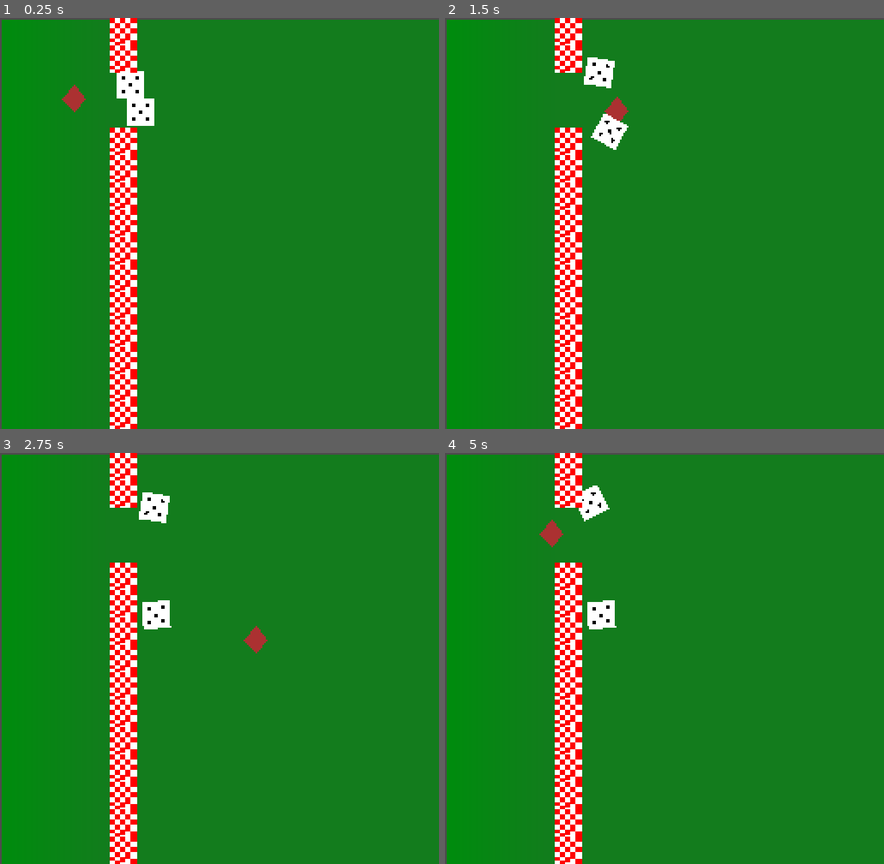
Above: before the commit, frames 1-4 (two rows, left to right).
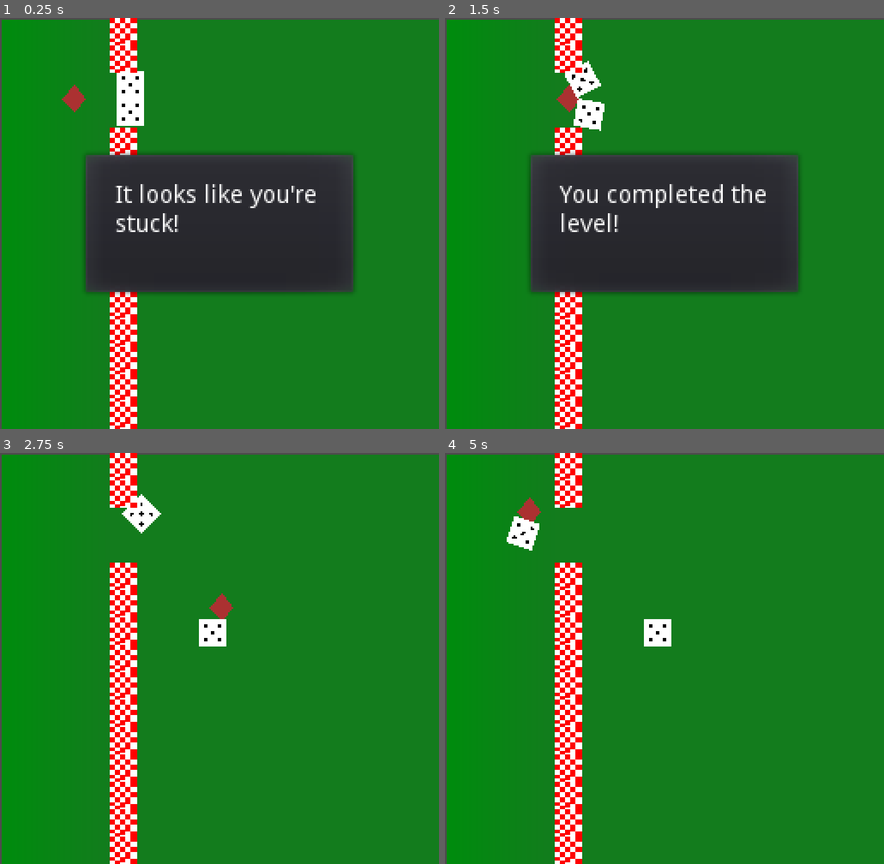
Above: after the commit, the same moments.

Repository: jonathandavidlewis/pair-programming-jam-00
Game: Godot game, scene res://src/Main.tscn
The game is run twice, just before and just after one commit, with the same random seed, the same clock (stepped at 60 frames per second) and the same inputs.
Inputs:
- Up to frame 1 (0.25 s): no input
- Up to frame 2 (1.5 s): tap Enter (ui_accept) at 0.5, 1.35 s; hold Right (ui_right) 0.53-1.28 s; hold Enter (ui_accept) 0.53-1.28 s; hold Down (ui_down) from 1.28 s (still down)
- Up to frame 3 (2.75 s): tap Enter (ui_accept) at 1.52, 1.82 s; release Down (ui_down) at 2.03 s; hold Right (ui_right) from 2.03 s (still down); hold Enter (ui_accept) from 2.03 s (still down)
- Up to frame 4 (5 s): release Right (ui_right) at 2.78 s; release Enter (ui_accept) at 2.78 s; hold Up (ui_up) 2.78-3.53 s; tap Enter (ui_accept) at 2.85, 3.02, 3.32, 4.35, 4.52, 4.82 s; hold Enter (ui_accept) 3.53-4.28 s; hold Left (ui_left) from 3.53 s (still down)

The runs differ from the first frame. In frame 1, 21% of the frame differs, in the area x 19-81%, y 19-68%; in frame 2, 23%, in the area x 19-81%, y 9-68%; in frame 3, 1.7%; in frame 4, 2.0%.

Commit message:
Adds dialog manager

Diff:
--- /dev/null
+++ b/project/src/Dialog.gd
@@ -0,0 +1,16 @@
+extends Node
+
+
+# Declare member variables here. Examples:
+# var a = 2
+# var b = "text"
+
+
+# Called when the node enters the scene tree for the first time.
+func _ready():
+	pass # Replace with function body.
+
+
+# Called every frame. 'delta' is the elapsed time since the previous frame.
+#func _process(delta):
+#	pass
--- /dev/null
+++ b/project/src/DialogManager.gd
@@ -0,0 +1,46 @@
+extends Node
+
+onready var DIALOG_POPUP = $PopupDialog
+onready var DIALOG_LIST_NODE = DIALOG_POPUP.get_node("Dialog")
+onready var dialog_nodes = DIALOG_LIST_NODE.get_children()
+onready var dialogs = create_dialogs_dict(dialog_nodes)
+onready var DIALOG_CONTAINER = DIALOG_POPUP.get_node("DialogContainer")
+
+
+func _ready():
+	Signals.connect("all_goals_completed", self, "_on_all_goals_completed")
+	open_dialog("ItLooksLikeUrStuck")
+
+func _on_all_goals_completed():
+	# TODO: actually completele level??
+	# open dialog on level complete!!
+	open_dialog()
+
+
+func open_dialog(name = "LevelComplete"):
+	get_tree().paused = true
+	print(DIALOG_CONTAINER)
+	DIALOG_CONTAINER.text = dialogs[name]
+	DIALOG_POPUP.popup()
+
+func close_dialog():
+	get_tree().paused = false
+	DIALOG_POPUP.visible = false
+
+func _on_popup_hidden():
+	close_dialog()
+
+func _input(event):
+	if DIALOG_POPUP.visible and event.is_action_pressed("ui_accept"):
+		close_dialog()
+
+func create_dialogs_dict(dialogs) -> Dictionary:
+	var dialogs_dict = {}
+	for dialog_node in dialogs:
+		dialogs_dict[dialog_node.name] = dialog_node.text
+	print(dialogs_dict)
+	return dialogs_dict
+
+
+func _on_PopupDialog_popup_hide():
+	pass # Replace with function body.
--- /dev/null
+++ b/project/src/GameDialog.tscn
@@ -0,0 +1,9 @@
+[gd_scene format=2]
+
+[node name="GameDialog" type="Label"]
+margin_left = 20.0
+margin_top = 20.0
+margin_right = 149.0
+margin_bottom = 31.0
+text = "You completed the level!"
+autowrap = true
--- /dev/null
+++ b/project/src/GoalManager.tscn
@@ -0,0 +1,6 @@
+[gd_scene load_steps=2 format=2]
+
+[ext_resource path="res://src/Goals.gd" type="Script" id=1]
+
+[node name="GoalManager" type="Node"]
+script = ExtResource( 1 )
--- a/project/src/Goals.gd
+++ b/project/src/Goals.gd
@@ -10,6 +10,7 @@
 func _on_goal_completed(goal_slug) -> void:
 	goals[goal_slug] = true
 	if all_goals_complete():
+		# TODO: What do we do when ALL goals are complete?
 		Signals.emit_signal("all_goals_completed")
 		print("ALL GOALS COMPLETE")
 	print(goal_slug)
--- a/project/src/Main.tscn
+++ b/project/src/Main.tscn
@@ -1,10 +1,13 @@
-[gd_scene load_steps=10 format=2]
+[gd_scene load_steps=13 format=2]
 
 [ext_resource path="res://src/PlayerChar.tscn" type="PackedScene" id=1]
 [ext_resource path="res://src/Node2DDie.tscn" type="PackedScene" id=2]
+[ext_resource path="res://src/GoalManager.tscn" type="PackedScene" id=3]
 [ext_resource path="res://asset/wall-texture.png" type="Texture" id=4]
 [ext_resource path="res://src/GoalArea.tscn" type="PackedScene" id=5]
-[ext_resource path="res://src/Goals.gd" type="Script" id=6]
+[ext_resource path="res://src/DialogManager.gd" type="Script" id=6]
+[ext_resource path="res://src/Dialog.gd" type="Script" id=7]
+[ext_resource path="res://src/GameDialog.tscn" type="PackedScene" id=8]
 
 [sub_resource type="Gradient" id=1]
 offsets = PoolRealArray( 0.027933, 1 )
@@ -40,8 +43,37 @@
 
 [node name="Main" type="Node2D"]
 
-[node name="GoalManager" type="Node" parent="."]
+[node name="DialogManager" type="Node" parent="."]
+pause_mode = 2
 script = ExtResource( 6 )
+
+[node name="PopupDialog" type="PopupDialog" parent="DialogManager"]
+visible = true
+anchor_left = 0.5
+anchor_top = 0.5
+anchor_right = 0.5
+anchor_bottom = 0.5
+margin_left = -81.0
+margin_top = -43.0
+margin_right = 81.0
+margin_bottom = 43.0
+rect_pivot_offset = Vector2( 70, 35 )
+rect_clip_content = true
+
+[node name="Dialog" type="Control" parent="DialogManager/PopupDialog"]
+visible = false
+script = ExtResource( 7 )
+
+[node name="LevelComplete" parent="DialogManager/PopupDialog/Dialog" instance=ExtResource( 8 )]
+
+[node name="ItLooksLikeUrStuck" parent="DialogManager/PopupDialog/Dialog" instance=ExtResource( 8 )]
+text = "It looks like you're stuck!"
+
+[node name="DialogContainer" parent="DialogManager/PopupDialog" instance=ExtResource( 8 )]
+margin_bottom = 51.0
+text = "This is placeholder text."
+
+[node name="GoalManager" parent="." instance=ExtResource( 3 )]
 
 [node name="MovedDice" parent="GoalManager" instance=ExtResource( 5 )]
 position = Vector2( 100, 47 )
@@ -66,3 +98,5 @@
 cell_size = Vector2( 16, 16 )
 format = 1
 tile_data = PoolIntArray( -1, 0, 0, -65536, 0, 0, -65535, 0, 0, -65534, 0, 0, -65533, 0, 0, -65532, 0, 0, -65531, 0, 0, …(998 unchanged characters)…
+
+[connection signal="popup_hide" from="DialogManager/PopupDialog" to="DialogManager" method="_on_popup_hidden"]
